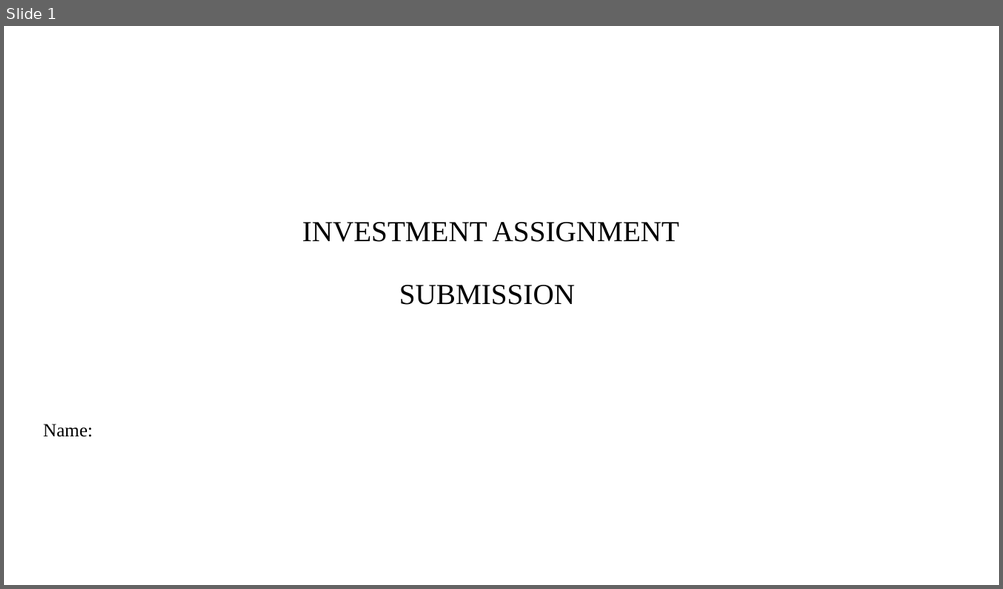
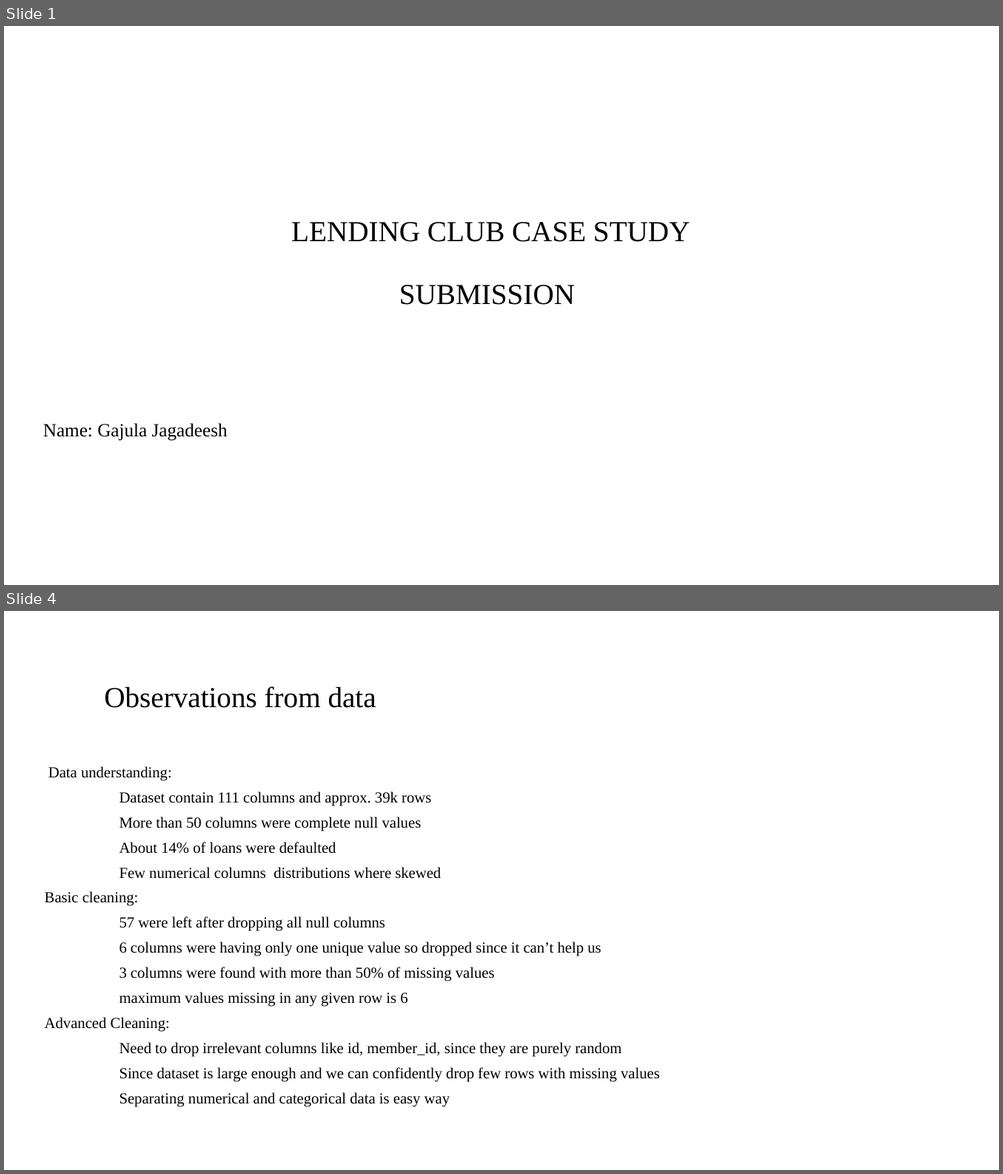
Before and after one commit to jagadeesh-gajula/Lending-club-case-study, a slide deck: INVEST.pptx. Shown one above the other, each under a label of ours: slide 1 before the commit, slides 1 and 4 after it; the slides between them are not shown. The pictures are 1003x589 and 1003x1174 pixels, drawn with LibreOffice and Linux fonts; fonts in the diff are those of the drawing; background and template pictures are left out. Boxes give left, top, right and bottom in pixels: in the first picture for what was removed or moved away, otherwise in the second. Text is boxed around its words. In the diff, an @@ line names an element or a change of style, - is before the commit and + after.

Commit message:
before submission2

```diff
--- a/INVEST.pptx
+++ b/INVEST.pptx
@@ slide 4 added at box(4, 611, 999, 1170), background #FFFFFF @@
@@ title added at box(104, 686, 376, 708), 28 pt, text #000000 @@
+Observations from data
@@ text added at box(45, 766, 660, 1108), 14.8 pt, text #000000 @@
+Data understanding:
+Dataset contain 111 columns and approx. 39k rows
+More than 50 columns were complete null values
+About 14% of loans were defaulted
+Few numerical columns distributions where skewed
+Basic cleaning:
+57 were left after dropping all null columns
+6 columns were having only one unique value so dropped since it can’t help us
+3 columns were found with more than 50% of missing values
+maximum values missing in any given row is 6
+Advanced Cleaning:
+Need to drop irrelevant columns like id, member_id, since they are purely random
+Since dataset is large enough and we can confidently drop few rows with missing values
+Separating numerical and categorical data is easy way
@@ slide 1 changed as well @@
@@ title at box(291, 222, 690, 305): text changed @@
-INVESTMENT ASSIGNMENT
-SUBMISSION
+LENDING CLUB CASE STUDY
+SUBMISSION
@@ subtitle at box(43, 423, 227, 441): text changed @@
-Name:
+Name: Gajula Jagadeesh
```
Also in this commit, not shown: 13 other slides added, 9 slides removed, 1 other file.
